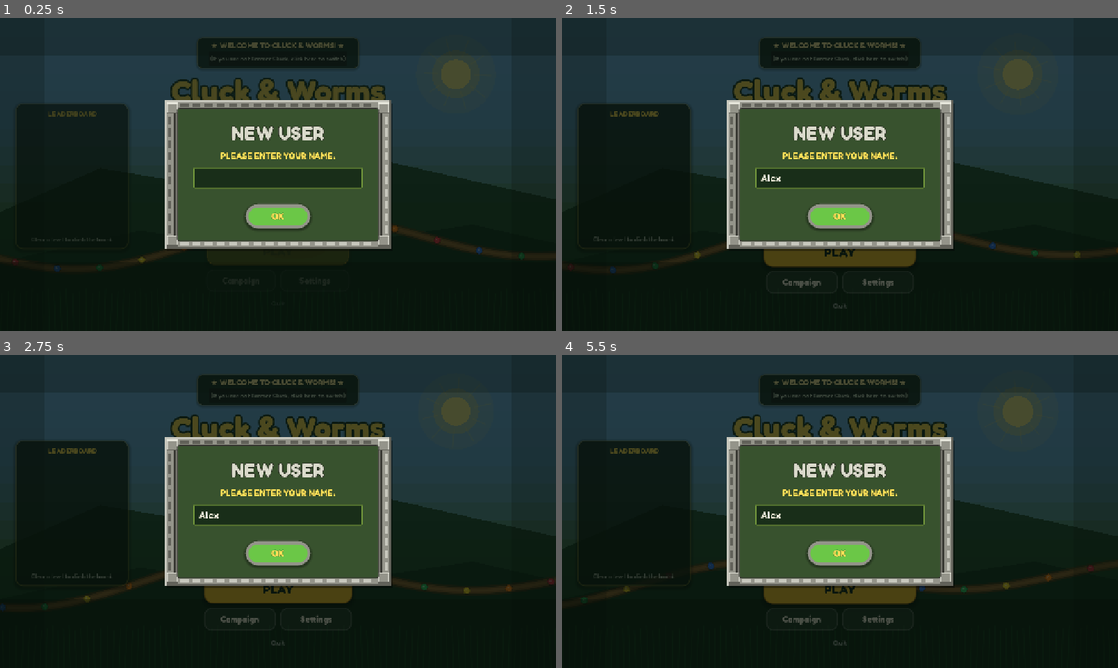
Above: before the commit, frames 1-4 (two rows, left to right).
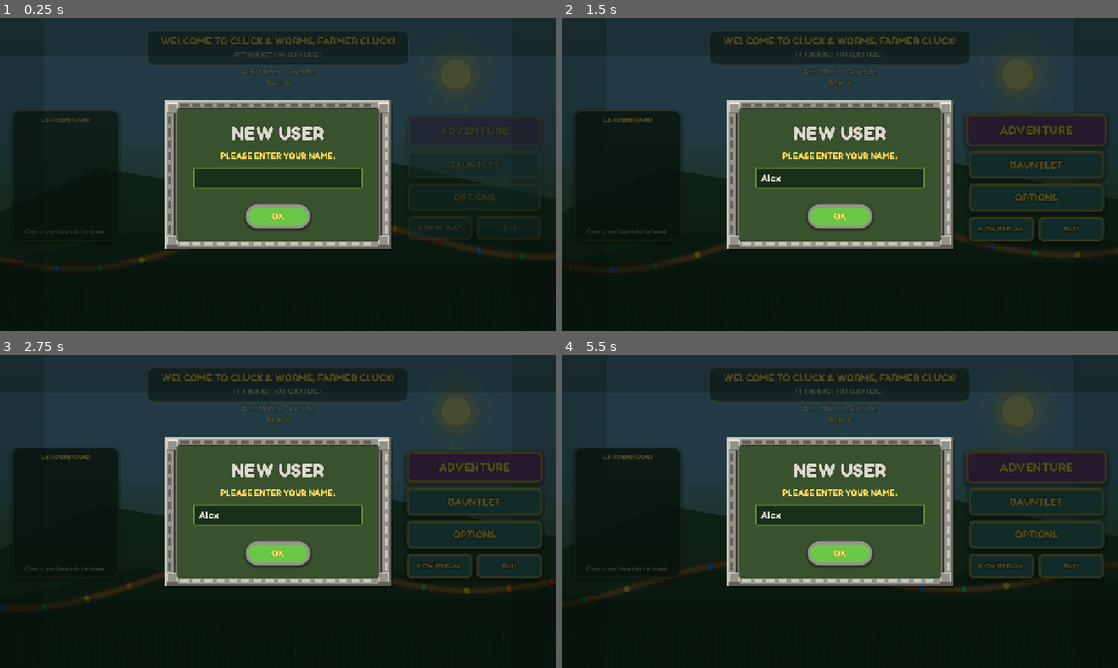
Above: after the commit, the same moments.

Repository: iyanuloluwa-Miracle/Cluck-Worms
Game: Godot game, scene res://scenes/main/Main.tscn
The game is run twice, just before and just after one commit, with the same random seed, the same clock (stepped at 60 frames per second) and the same inputs.
Inputs (mouse positions are in pixels of both pictures, inside the frame that each line leads up to):
- Up to frame 1 (0.25 s): no input
- Up to frame 2 (1.5 s): click (840, 177) at 0.52 s; type "Alex" at 0.6 s; click (1034, 165) at 1.25 s, where only the run after the commit has a clickable "GAUNTLET"
- Up to frame 3 (2.75 s): click "Settings" (after the commit: "OPTIONS") at 2 s
- Up to frame 4 (5.5 s): click (1001, 564) at 2.75 s, where only the run after the commit has a clickable "HOW TO PLAY"; click (840, 589) at 3.5 s, where only the run before the commit has a clickable "PLAY"; click (840, 589) at 4.25 s, where only the run before the commit has a clickable "PLAY"; click (1034, 467) at 5 s, where only the run after the commit has a clickable "ADVENTURE"

The runs differ from the first frame. In frame 1, 5.2% of the frame differs, in the area x 2-93%, y 4-79%; in frame 2, 11%; in frame 3, 11%; in frame 4, 11%, in the area x 2-98%, y 4-93%.

Commit message:
Add Zuma-style Adventure and Gauntlet stone menu tablets.

Diff:
--- a/scenes/ui/MainMenuUI.tscn
+++ b/scenes/ui/MainMenuUI.tscn
@@ -32,10 +32,10 @@
 anchor_bottom = 1.0
 grow_horizontal = 2
 grow_vertical = 2
-theme_override_constants/margin_left = 28
-theme_override_constants/margin_top = 36
-theme_override_constants/margin_right = 28
-theme_override_constants/margin_bottom = 28
+theme_override_constants/margin_left = 24
+theme_override_constants/margin_top = 28
+theme_override_constants/margin_right = 24
+theme_override_constants/margin_bottom = 24
 
 [node name="Root" type="Control" parent="SafeArea"]
 layout_mode = 2
@@ -44,22 +44,23 @@
 layout_mode = 0
 anchor_left = 0.5
 anchor_right = 0.5
-offset_left = -320.0
-offset_top = 8.0
-offset_right = 320.0
-offset_bottom = 220.0
-grow_horizontal = 2
-theme_override_constants/separation = 6
+offset_left = -420.0
+offset_top = 0.0
+offset_right = 420.0
+offset_bottom = 150.0
+grow_horizontal = 2
+theme_override_constants/separation = 4
+
 [node name="GreetingPlaque" type="PanelContainer" parent="SafeArea/Root/BrandBlock"]
 layout_mode = 2
 size_flags_horizontal = 4
 
 [node name="Margin" type="MarginContainer" parent="SafeArea/Root/BrandBlock/GreetingPlaque"]
 layout_mode = 2
-theme_override_constants/margin_left = 28
-theme_override_constants/margin_top = 8
-theme_override_constants/margin_right = 28
-theme_override_constants/margin_bottom = 8
+theme_override_constants/margin_left = 32
+theme_override_constants/margin_top = 10
+theme_override_constants/margin_right = 32
+theme_override_constants/margin_bottom = 10
 
 [node name="GreetingCol" type="VBoxContainer" parent="SafeArea/Root/BrandBlock/GreetingPlaque/Margin"]
 layout_mode = 2
@@ -67,28 +68,28 @@
 
 [node name="WelcomeLabel" type="Label" parent="SafeArea/Root/BrandBlock/GreetingPlaque/Margin/GreetingCol"]
 layout_mode = 2
-theme_override_font_sizes/font_size = 20
-text = "★ WELCOME TO CLUCK & WORMS! ★"
+theme_override_font_sizes/font_size = 26
+text = "WELCOME TO CLUCK & WORMS!"
 horizontal_alignment = 1
 
 [node name="SwitchPlayerButton" type="Button" parent="SafeArea/Root/BrandBlock/GreetingPlaque/Margin/GreetingCol"]
-custom_minimum_size = Vector2(0, 32)
+custom_minimum_size = Vector2(0, 28)
 layout_mode = 2
 theme_override_font_sizes/font_size = 14
-text = "(If you are not Farmer Cluck, click here to switch)"
+text = "(IF THIS IS NOT YOU, CLICK HERE.)"
+flat = true
 
 [node name="Title" type="Label" parent="SafeArea/Root/BrandBlock"]
-layout_mode = 2
-theme_override_font_sizes/font_size = 64
+visible = false
+layout_mode = 2
 text = "Cluck & Worms"
 horizontal_alignment = 1
 
 [node name="Tagline" type="Label" parent="SafeArea/Root/BrandBlock"]
 layout_mode = 2
-theme_override_font_sizes/font_size = 18
+theme_override_font_sizes/font_size = 16
 text = "Aim. Match. Cascade."
 horizontal_alignment = 1
-autowrap_mode = 2
 
 [node name="HighScore" type="Label" parent="SafeArea/Root/BrandBlock"]
 layout_mode = 2
@@ -102,18 +103,18 @@
 anchor_top = 0.5
 anchor_right = 0.0
 anchor_bottom = 0.5
-offset_left = 8.0
-offset_top = -168.0
-offset_right = 268.0
-offset_bottom = 168.0
+offset_left = 4.0
+offset_top = -150.0
+offset_right = 250.0
+offset_bottom = 150.0
 mouse_filter = 2
 
 [node name="Pad" type="MarginContainer" parent="SafeArea/Root/Leaderboard"]
 layout_mode = 2
-theme_override_constants/margin_left = 16
-theme_override_constants/margin_top = 14
-theme_override_constants/margin_right = 16
-theme_override_constants/margin_bottom = 14
+theme_override_constants/margin_left = 14
+theme_override_constants/margin_top = 12
+theme_override_constants/margin_right = 14
+theme_override_constants/margin_bottom = 12
 
 [node name="Col" type="VBoxContainer" parent="SafeArea/Root/Leaderboard/Pad"]
 layout_mode = 2
@@ -139,56 +140,59 @@
 
 [node name="Mascot" type="Control" parent="SafeArea/Root"]
 layout_mode = 0
-anchor_left = 0.5
+anchor_left = 0.38
+anchor_top = 0.55
+anchor_right = 0.38
+anchor_bottom = 0.55
+offset_left = -140.0
+offset_top = -140.0
+offset_right = 160.0
+offset_bottom = 160.0
+script = ExtResource("2_mascot")
+
+[node name="CTA" type="VBoxContainer" parent="SafeArea/Root"]
+layout_mode = 0
+anchor_left = 1.0
 anchor_top = 0.5
-anchor_right = 0.5
+anchor_right = 1.0
 anchor_bottom = 0.5
-offset_left = -110.0
-offset_top = -70.0
-offset_right = 190.0
-offset_bottom = 230.0
-script = ExtResource("2_mascot")
-
-[node name="CTA" type="VBoxContainer" parent="SafeArea/Root"]
-layout_mode = 0
-anchor_left = 0.5
-anchor_top = 1.0
-anchor_right = 0.5
-anchor_bottom = 1.0
-offset_left = -170.0
-offset_top = -210.0
-offset_right = 170.0
-offset_bottom = -12.0
-grow_horizontal = 2
+offset_left = -320.0
+offset_top = -190.0
+offset_right = -8.0
+offset_bottom = 200.0
+theme_override_constants/separation = 12
+alignment = 1
+
+[node name="AdventureButton" type="Button" parent="SafeArea/Root/CTA"]
+custom_minimum_size = Vector2(0, 72)
+layout_mode = 2
+text = "ADVENTURE"
+
+[node name="GauntletButton" type="Button" parent="SafeArea/Root/CTA"]
+custom_minimum_size = Vector2(0, 64)
+layout_mode = 2
+text = "GAUNTLET"
+
+[node name="OptionsButton" type="Button" parent="SafeArea/Root/CTA"]
+custom_minimum_size = Vector2(0, 64)
+layout_mode = 2
+text = "OPTIONS"
+
+[node name="BottomRow" type="HBoxContainer" parent="SafeArea/Root/CTA"]
+layout_mode = 2
 theme_override_constants/separation = 10
-alignment = 2
-
-[node name="PlayButton" type="Button" parent="SafeArea/Root/CTA"]
-custom_minimum_size = Vector2(0, 64)
-layout_mode = 2
-text = "Play"
-
-[node name="SecondaryRow" type="HBoxContainer" parent="SafeArea/Root/CTA"]
-layout_mode = 2
-theme_override_constants/separation = 10
-alignment = 1
-
-[node name="CampaignButton" type="Button" parent="SafeArea/Root/CTA/SecondaryRow"]
-custom_minimum_size = Vector2(0, 50)
+
+[node name="HowToPlayButton" type="Button" parent="SafeArea/Root/CTA/BottomRow"]
+custom_minimum_size = Vector2(0, 56)
 layout_mode = 2
 size_flags_horizontal = 3
-text = "Campaign"
-
-[node name="SettingsButton" type="Button" parent="SafeArea/Root/CTA/SecondaryRow"]
-custom_minimum_size = Vector2(0, 50)
+text = "HOW TO PLAY"
+
+[node name="QuitButton" type="Button" parent="SafeArea/Root/CTA/BottomRow"]
+custom_minimum_size = Vector2(0, 56)
 layout_mode = 2
 size_flags_horizontal = 3
-text = "Settings"
-
-[node name="QuitButton" type="Button" parent="SafeArea/Root/CTA"]
-custom_minimum_size = Vector2(0, 40)
-layout_mode = 2
-text = "Quit"
+text = "QUIT"
 
 [node name="PlayerProfileUI" parent="." instance=ExtResource("4_prof")]
 visible = false
--- a/scripts/ui/MainMenuUI.gd
+++ b/scripts/ui/MainMenuUI.gd
@@ -1,5 +1,5 @@
 extends Control
-## Premium welcome screen — brand-first meadow composition with live atmosphere.
+## Zuma-inspired welcome — greeting up top, stone tablet menu on the right.
 
 @onready var _atmosphere: Control = $Atmosphere
 @onready var _root: Control = $SafeArea/Root
@@ -10,13 +10,13 @@
 @onready var _board_empty: Label = $SafeArea/Root/Leaderboard/Pad/Col/EmptyHint
 @onready var _mascot: Control = $SafeArea/Root/Mascot
 @onready var _cta: Control = $SafeArea/Root/CTA
-@onready var _title: Label = $SafeArea/Root/BrandBlock/Title
 @onready var _tagline: Label = $SafeArea/Root/BrandBlock/Tagline
 @onready var _high_score: Label = $SafeArea/Root/BrandBlock/HighScore
-@onready var _play_btn: Button = $SafeArea/Root/CTA/PlayButton
-@onready var _campaign_btn: Button = $SafeArea/Root/CTA/SecondaryRow/CampaignButton
-@onready var _settings_btn: Button = $SafeArea/Root/CTA/SecondaryRow/SettingsButton
-@onready var _quit_btn: Button = $SafeArea/Root/CTA/QuitButton
+@onready var _adventure_btn: Button = $SafeArea/Root/CTA/AdventureButton
+@onready var _gauntlet_btn: Button = $SafeArea/Root/CTA/GauntletButton
+@onready var _options_btn: Button = $SafeArea/Root/CTA/OptionsButton
+@onready var _howto_btn: Button = $SafeArea/Root/CTA/BottomRow/HowToPlayButton
+@onready var _quit_btn: Button = $SafeArea/Root/CTA/BottomRow/QuitButton
 @onready var _greeting_plaque: PanelContainer = $SafeArea/Root/BrandBlock/GreetingPlaque if has_node("SafeArea/Root/BrandBlock/GreetingPlaque") else null
 @onready var _welcome_label: Label = (
 	$SafeArea/Root/BrandBlock/GreetingPlaque/Margin/GreetingCol/WelcomeLabel
@@ -31,6 +31,14 @@
 @onready var _profile_dialog: Control = $PlayerProfileUI if has_node("PlayerProfileUI") else null
 @onready var _instructions: Control = $InstructionsUI if has_node("InstructionsUI") else null
 
+## Adventure = purple stone (featured). Gauntlet/Options = meadow teal slabs.
+const STONE_PURPLE := Color(0.48, 0.22, 0.55)
+const STONE_PURPLE_HOT := Color(0.58, 0.30, 0.66)
+const STONE_TEAL := Color(0.18, 0.48, 0.48)
+const STONE_TEAL_HOT := Color(0.24, 0.58, 0.56)
+const STONE_EDGE := Color(0.72, 0.62, 0.28)
+const STONE_GOLD := Color(1.0, 0.90, 0.42)
+
 var _play_pulse: Tween
 var _awaiting_instructions_after_profile: bool = false
 
@@ -39,13 +47,14 @@
 	process_mode = Node.PROCESS_MODE_ALWAYS
 	set_anchors_and_offsets_preset(PRESET_FULL_RECT)
 	_style()
-	_play_btn.pressed.connect(_on_play)
-	_campaign_btn.pressed.connect(_on_campaign)
-	_settings_btn.pressed.connect(_on_settings)
+	_adventure_btn.pressed.connect(_on_adventure)
+	_gauntlet_btn.pressed.connect(_on_gauntlet)
+	_options_btn.pressed.connect(_on_settings)
+	_howto_btn.pressed.connect(_on_howto)
 	_quit_btn.pressed.connect(_on_quit)
 	if _switch_btn:
 		_switch_btn.pressed.connect(_on_switch_player)
-	_play_btn.button_down.connect(func() -> void: UIFx.punch_button(_play_btn))
+	_adventure_btn.button_down.connect(func() -> void: UIFx.punch_button(_adventure_btn))
 	EventBus.high_score_changed.connect(_on_high_score)
 	EventBus.game_state_changed.connect(_on_state)
 	EventBus.player_profile_changed.connect(_on_profile_changed)
@@ -64,34 +73,26 @@
 
 func _style() -> void:
 	if _greeting_plaque:
-		var plaque := UITheme.chip_style(Color(0.08, 0.16, 0.11, 0.82))
-		plaque.border_color = Color(1.0, 0.88, 0.35, 0.22)
+		var plaque := StyleBoxFlat.new()
+		plaque.bg_color = Color(0.08, 0.14, 0.10, 0.55)
+		plaque.border_color = Color(1.0, 0.88, 0.35, 0.28)
 		plaque.set_border_width_all(2)
+		plaque.set_corner_radius_all(14)
 		plaque.content_margin_left = 0
 		plaque.content_margin_right = 0
 		plaque.content_margin_top = 0
 		plaque.content_margin_bottom = 0
 		_greeting_plaque.add_theme_stylebox_override("panel", plaque)
 
-	# Hero title — thick Fredoka Bold with deep meadow outline.
-	_title.text = "Cluck & Worms"
-	UITheme.apply_font(_title, UITheme.WEIGHT_BOLD)
-	_title.add_theme_font_size_override("font_size", 72)
-	_title.add_theme_color_override("font_color", UITheme.YOLK_HOT)
-	_title.add_theme_color_override("font_outline_color", Color(0.08, 0.18, 0.10, 0.92))
-	_title.add_theme_constant_override("outline_size", 16)
-	_title.horizontal_alignment = HORIZONTAL_ALIGNMENT_CENTER
-
-	_tagline.text = "Aim. Match. Cascade."
 	UITheme.apply_font(_tagline, UITheme.WEIGHT_SEMIBOLD)
-	_tagline.add_theme_font_size_override("font_size", 22)
-	_tagline.add_theme_color_override("font_color", Color(0.98, 0.97, 0.9, 0.95))
-	_tagline.add_theme_color_override("font_outline_color", Color(0.05, 0.12, 0.07, 0.7))
-	_tagline.add_theme_constant_override("outline_size", 5)
+	_tagline.add_theme_font_size_override("font_size", 18)
+	_tagline.add_theme_color_override("font_color", Color(0.98, 0.97, 0.9, 0.88))
+	_tagline.add_theme_color_override("font_outline_color", Color(0.05, 0.12, 0.07, 0.65))
+	_tagline.add_theme_constant_override("outline_size", 4)
 	_tagline.horizontal_alignment = HORIZONTAL_ALIGNMENT_CENTER
 
 	UITheme.apply_font(_high_score, UITheme.WEIGHT_BOLD)
-	_high_score.add_theme_font_size_override("font_size", 18)
+	_high_score.add_theme_font_size_override("font_size", 17)
 	_high_score.add_theme_color_override("font_color", Color(1.0, 0.9, 0.45, 0.95))
 	_high_score.add_theme_color_override("font_outline_color", Color(0.05, 0.1, 0.05, 0.6))
 	_high_score.add_theme_constant_override("outline_size", 4)
@@ -121,66 +122,76 @@
 	_board_empty.horizontal_alignment = HORIZONTAL_ALIGNMENT_CENTER
 	_board_empty.autowrap_mode = TextServer.AUTOWRAP_WORD_SMART
 
-	UITheme.apply_primary_button(_play_btn)
-	_play_btn.text = "PLAY"
-	UITheme.apply_font(_play_btn, UITheme.WEIGHT_BOLD)
-	_play_btn.add_theme_font_size_override("font_size", 28)
-	_play_btn.custom_minimum_size = Vector2(0, 68)
-
-	# Juicier primary button.
-	var play_n := UITheme.button_normal()
-	play_n.set_corner_radius_all(20)
-	play_n.shadow_size = 10
-	play_n.shadow_offset = Vector2(0, 5)
-	play_n.content_margin_top = 16
-	play_n.content_margin_bottom = 16
-	var play_h := UITheme.button_hover()
-	play_h.set_corner_radius_all(20)
-	play_h.shadow_size = 12
-	var play_p := UITheme.button_pressed()
-	play_p.set_corner_radius_all(20)
-	_play_btn.add_theme_stylebox_override("normal", play_n)
-	_play_btn.add_theme_stylebox_override("hover", play_h)
-	_play_btn.add_theme_stylebox_override("pressed", play_p)
-	_play_btn.add_theme_stylebox_override("focus", play_h)
-
-	UITheme.apply_ghost_button(_campaign_btn)
-	_campaign_btn.text = "Campaign"
-	UITheme.apply_font(_campaign_btn, UITheme.WEIGHT_BOLD)
-	_campaign_btn.add_theme_font_size_override("font_size", 20)
-	UITheme.apply_ghost_button(_settings_btn)
-	_settings_btn.text = "Settings"
-	UITheme.apply_font(_settings_btn, UITheme.WEIGHT_BOLD)
-	_settings_btn.add_theme_font_size_override("font_size", 20)
-
-	# Quit as quiet text action — not competing with Play.
-	var quit_style := StyleBoxEmpty.new()
-	_quit_btn.add_theme_stylebox_override("normal", quit_style)
-	_quit_btn.add_theme_stylebox_override("hover", quit_style)
-	_quit_btn.add_theme_stylebox_override("pressed", quit_style)
-	_quit_btn.add_theme_stylebox_override("focus", quit_style)
-	UITheme.apply_font(_quit_btn, UITheme.WEIGHT_SEMIBOLD)
-	_quit_btn.add_theme_color_override("font_color", Color(1, 1, 1, 0.55))
-	_quit_btn.add_theme_color_override("font_hover_color", UITheme.YOLK_HOT)
-	_quit_btn.add_theme_font_size_override("font_size", 16)
-	_quit_btn.text = "Quit"
-	_quit_btn.custom_minimum_size = Vector2(0, 36)
+	# Stone tablet stack — Adventure featured in purple, rest in teal.
+	_apply_stone_button(_adventure_btn, "ADVENTURE", STONE_PURPLE, STONE_PURPLE_HOT, 28, 72)
+	_apply_stone_button(_gauntlet_btn, "GAUNTLET", STONE_TEAL, STONE_TEAL_HOT, 24, 64)
+	_apply_stone_button(_options_btn, "OPTIONS", STONE_TEAL, STONE_TEAL_HOT, 24, 64)
+	_apply_stone_button(_howto_btn, "HOW TO PLAY", STONE_TEAL, STONE_TEAL_HOT, 15, 56)
+	_apply_stone_button(_quit_btn, "QUIT", STONE_TEAL, STONE_TEAL_HOT, 15, 56)
+
+
+func _apply_stone_button(
+	btn: Button,
+	label: String,
+	fill: Color,
+	hover: Color,
+	font_size: int,
+	min_h: float
+) -> void:
+	btn.text = label
+	UITheme.apply_font(btn, UITheme.WEIGHT_BOLD)
+	btn.add_theme_font_size_override("font_size", font_size)
+	btn.add_theme_color_override("font_color", STONE_GOLD)
+	btn.add_theme_color_override("font_hover_color", Color(1.0, 0.96, 0.65, 1.0))
+	btn.add_theme_color_override("font_pressed_color", Color(0.95, 0.82, 0.3, 1.0))
+	btn.add_theme_color_override("font_outline_color", Color(0.12, 0.08, 0.02, 0.9))
+	btn.add_theme_constant_override("outline_size", 5)
+	btn.custom_minimum_size = Vector2(0, min_h)
+	btn.add_theme_stylebox_override("normal", _stone_style(fill))
+	btn.add_theme_stylebox_override("hover", _stone_style(hover, true))
+	btn.add_theme_stylebox_override("pressed", _stone_style(fill.darkened(0.12), false, true))
+	btn.add_theme_stylebox_override("focus", _stone_style(hover, true))
+
+
+func _stone_style(fill: Color, lit: bool = false, pressed: bool = false) -> StyleBoxFlat:
+	var s := StyleBoxFlat.new()
+	s.bg_color = fill
+	s.border_color = STONE_EDGE.lightened(0.15) if lit else STONE_EDGE
+	s.set_border_width_all(5)
+	s.border_width_top = 6 if not pressed else 3
+	s.border_width_bottom = 4 if not pressed else 6
+	s.set_corner_radius_all(10)
+	s.content_margin_left = 18
+	s.content_margin_right = 18
+	s.content_margin_top = 12 if not pressed else 14
+	s.content_margin_bottom = 12 if not pressed else 10
+	s.shadow_color = Color(0, 0, 0, 0.4 if not pressed else 0.2)
+	s.shadow_size = 10 if not pressed else 3
+	s.shadow_offset = Vector2(0, 5 if not pressed else 1)
+	return s
 
 
 func _refresh_greeting() -> void:
+	var pname: String = SaveService.current_player_name.to_upper()
 	if _welcome_label:
-		_welcome_label.text = "★ WELCOME TO CLUCK & WORMS! ★"
+		_welcome_label.text = "WELCOME TO CLUCK & WORMS, %s!" % pname
 		UITheme.apply_font(_welcome_label, UITheme.WEIGHT_BOLD)
-		_welcome_label.add_theme_font_size_override("font_size", 18)
-		_welcome_label.add_theme_color_override("font_color", Color(1.0, 0.94, 0.65, 0.98))
-		_welcome_label.add_theme_color_override("font_outline_color", Color(0.06, 0.14, 0.07, 0.85))
-		_welcome_label.add_theme_constant_override("outline_size", 4)
+		_welcome_label.add_theme_font_size_override("font_size", 24)
+		_welcome_label.add_theme_color_override("font_color", STONE_GOLD)
+		_welcome_label.add_theme_color_override("font_outline_color", Color(0.08, 0.12, 0.04, 0.9))
+		_welcome_label.add_theme_constant_override("outline_size", 5)
 	if _switch_btn:
-		_switch_btn.text = "(If you are not %s, click here to switch)" % SaveService.current_player_name
+		_switch_btn.text = "(IF THIS IS NOT YOU, CLICK HERE.)"
 		UITheme.apply_font(_switch_btn, UITheme.WEIGHT_SEMIBOLD)
-		_switch_btn.add_theme_font_size_override("font_size", 14)
-		_switch_btn.add_theme_color_override("font_color", Color(0.85, 0.92, 0.82, 0.85))
-		_switch_btn.add_theme_color_override("font_hover_color", UITheme.YOLK_HOT)
+		_switch_btn.add_theme_font_size_override("font_size", 13)
+		_switch_btn.add_theme_color_override("font_color", Color(0.92, 0.95, 0.85, 0.88))
+		_switch_btn.add_theme_color_override("font_hover_color", STONE_GOLD)
+		_switch_btn.flat = true
+		var empty := StyleBoxEmpty.new()
+		_switch_btn.add_theme_stylebox_override("normal", empty)
+		_switch_btn.add_theme_stylebox_override("hover", empty)
+		_switch_btn.add_theme_stylebox_override("pressed", empty)
+		_switch_btn.add_theme_stylebox_override("focus", empty)
 
 
 func _prompt_new_user() -> void:
@@ -304,7 +315,6 @@
 
 
 func _play_entrance() -> void:
-	# Staggered reveal: atmosphere already live; brand → board → mascot → CTA.
 	_brand.modulate.a = 0.0
 	_brand.scale = Vector2(0.94, 0.94)
 	_brand.pivot_offset = Vector2(_brand.size.x * 0.5, 40.0)
@@ -316,7 +326,7 @@
 	_mascot.pivot_offset = _mascot.size * 0.5
 	_cta.modulate.a = 0.0
 	_cta.scale = Vector2(0.96, 0.96)
-	_cta.pivot_offset = Vector2(_cta.size.x * 0.5, 0.0)
+	_cta.pivot_offset = Vector2(_cta.size.x * 0.5, _cta.size.y * 0.5)
 
 	var tween := create_tween()
 	tween.set_parallel(true)
@@ -327,32 +337,44 @@
 	tween.tween_property(_leaderboard, "scale", Vector2.ONE, 0.45).set_delay(0.08).set_trans(Tween.TRANS_BACK)
 	tween.tween_property(_mascot, "modulate:a", 1.0, 0.5).set_delay(0.12)
 	tween.tween_property(_mascot, "scale", Vector2.ONE, 0.55).set_delay(0.12).set_trans(Tween.TRANS_BACK)
-	tween.tween_property(_cta, "modulate:a", 1.0, 0.4).set_delay(0.22)
-	tween.tween_property(_cta, "scale", Vector2.ONE, 0.45).set_delay(0.22)
+	tween.tween_property(_cta, "modulate:a", 1.0, 0.4).set_delay(0.18)
+	tween.tween_property(_cta, "scale", Vector2.ONE, 0.5).set_delay(0.18).set_trans(Tween.TRANS_BACK)
 	tween.chain().tween_callback(_start_play_pulse)
 
 
 func _start_play_pulse() -> void:
 	_stop_play_pulse()
-	if not is_instance_valid(_play_btn) or not visible:
+	if not is_instance_valid(_adventure_btn) or not visible:
 		return
-	_play_btn.pivot_offset = _play_btn.size * 0.5
+	_adventure_btn.pivot_offset = _adventure_btn.size * 0.5
 	_play_pulse = create_tween()
 	_play_pulse.set_loops()
 	_play_pulse.set_trans(Tween.TRANS_SINE).set_ease(Tween.EASE_IN_OUT)
-	_play_pulse.tween_property(_play_btn, "scale", Vector2(1.035, 1.035), 0.95)
-	_play_pulse.tween_property(_play_btn, "scale", Vector2.ONE, 0.95)
+	_play_pulse.tween_property(_adventure_btn, "scale", Vector2(1.04, 1.04), 0.95)
+	_play_pulse.tween_property(_adventure_btn, "scale", Vector2.ONE, 0.95)
 
 
 func _stop_play_pulse() -> void:
 	if _play_pulse != null:
 		_play_pulse.kill()
 		_play_pulse = null
-	if is_instance_valid(_play_btn):
-		_play_btn.scale = Vector2.ONE
-
-
-func _on_play() -> void:
+	if is_instance_valid(_adventure_btn):
+		_adventure_btn.scale = Vector2.ONE
+
+
+func _on_adventure() -> void:
+	UIFx.punch_button(_adventure_btn)
+	var sel: Node = get_parent().get_node_or_null("LevelSelectUI")
+	if sel and sel.has_method("open_select"):
+		visible = false
+		if not sel.closed.is_connected(_on_campaign_closed):
+			sel.closed.connect(_on_campaign_closed)
+		sel.open_select()
+
+
+func _on_gauntlet() -> void:
+	UIFx.punch_button(_gauntlet_btn)
+	# Jump into the highest unlocked level — arcade-style gauntlet run.
 	var unlocked: int = SaveService.max_level_unlocked
 	var stage_i: int = 0
 	var level_i: int = 0
@@ -367,17 +389,6 @@
 	GameManager.start_run(stage_i, level_i)
 
 
-func _on_campaign() -> void:
-	UIFx.punch_button(_campaign_btn)
-	var sel: Node = get_parent().get_node_or_null("LevelSelectUI")
-	if sel and sel.has_method("open_select"):
-		# Hide title chrome so Campaign is the only screen.
-		visible = false
-		if not sel.closed.is_connected(_on_campaign_closed):
-			sel.closed.connect(_on_campaign_closed)
-		sel.open_select()
-
-
 func _on_campaign_closed() -> void:
 	if GameManager.state == GameManager.State.MAIN_MENU:
 		visible = true
@@ -386,11 +397,17 @@
 
 
 func _on_settings() -> void:
-	UIFx.punch_button(_settings_btn)
+	UIFx.punch_button(_options_btn)
 	var settings: Node = get_parent().get_node_or_null("SettingsUI")
 	if settings and settings.has_method("open_settings"):
 		settings.open_settings()
 
 
+func _on_howto() -> void:
+	UIFx.punch_button(_howto_btn)
+	if _instructions and _instructions.has_method("open_instructions"):
+		_instructions.open_instructions(false)
+
+
 func _on_quit() -> void:
 	get_tree().quit()
